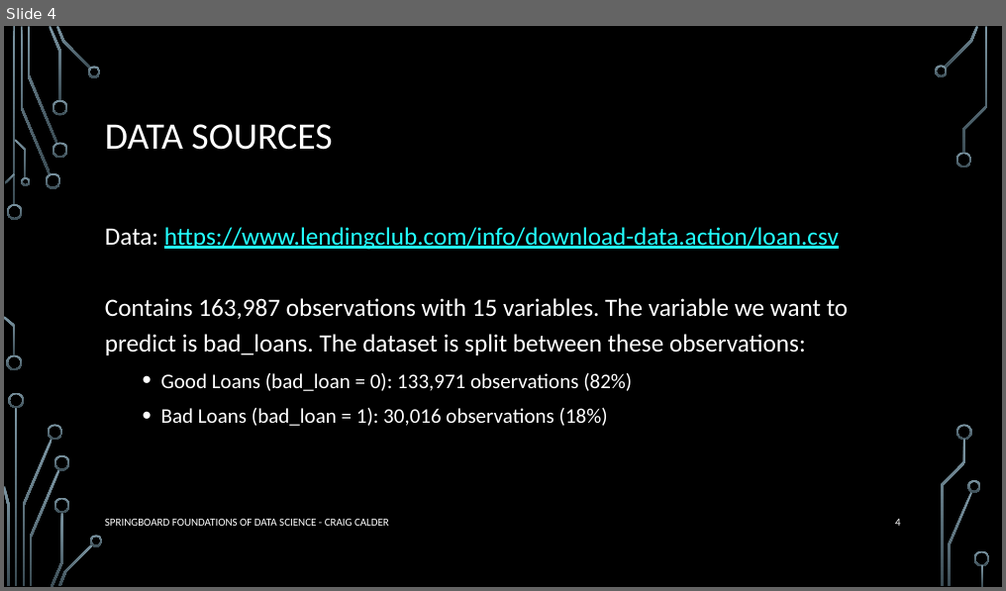
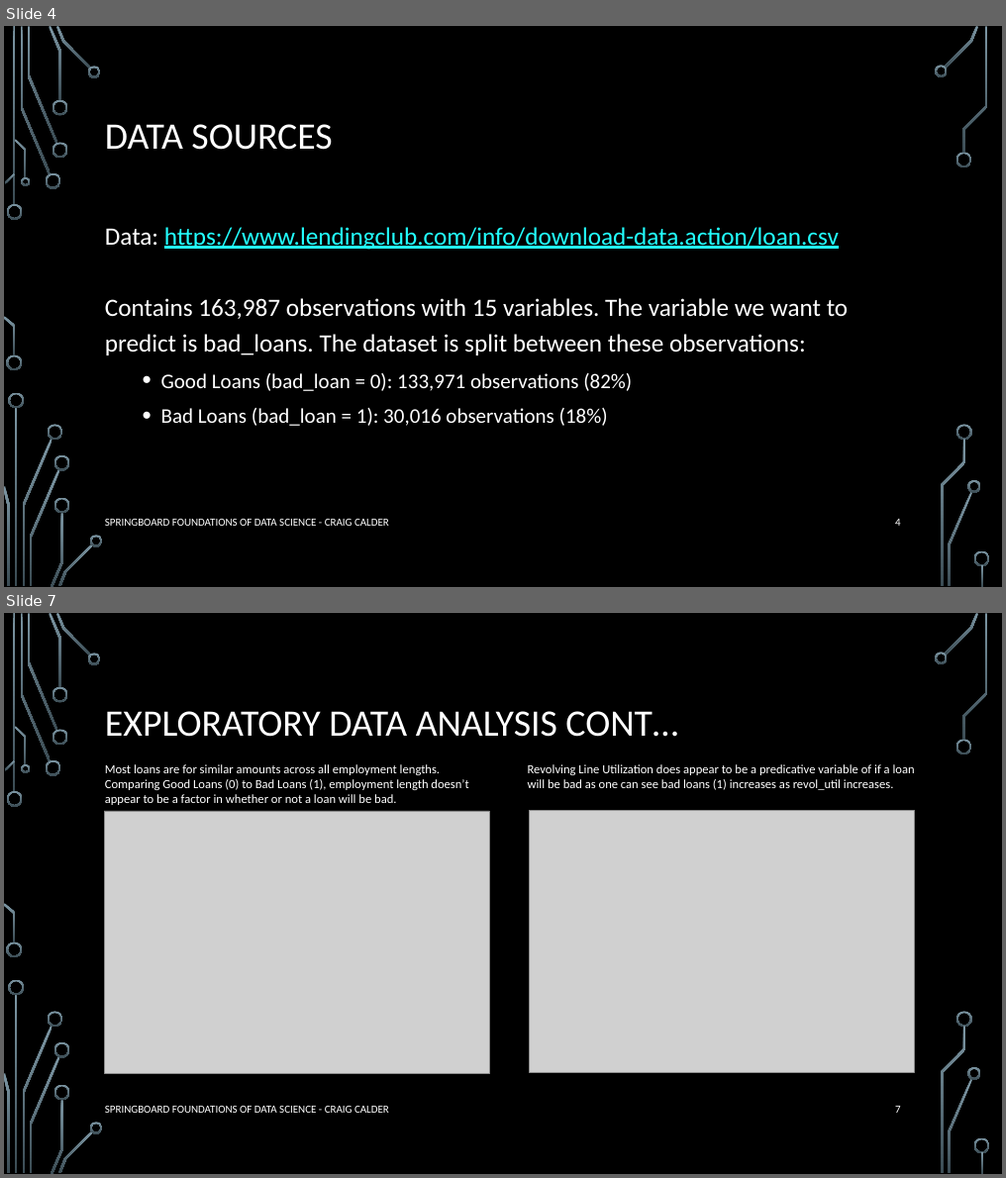
Before and after one commit to clcinpdx/datascience, a slide deck: capstone/Calder-Capstone-Models_LOGREG_TREE.pptx. Shown one above the other, each under a label of ours: slide 4 before the commit, slides 4 and 7 after it; the slides between them are not shown. The pictures are 1006x591 and 1006x1178 pixels, drawn with LibreOffice and Linux fonts; fonts in the diff are those of the drawing; grey boxes stand for pictures; background and template pictures are left out. Boxes give left, top, right and bottom in pixels: in the first picture for what was removed or moved away, otherwise in the second. Text is boxed around its words. In the diff, an @@ line names an element or a change of style, - is before the commit and + after.

```diff
--- a/capstone/Calder-Capstone-Models_LOGREG_TREE.pptx
+++ b/capstone/Calder-Capstone-Models_LOGREG_TREE.pptx
@@ slide 7 added at <box>4,613,1002,1174</box>, background picture (left out); not listed: 36 template elements that a slide beside it also shows @@
@@ title added at <box>105,711,678,737</box>, 36 pt, text #FFFFFF @@
+EXPLORATORY DATA ANALYSIS CONT…
@@ text added at <box>105,764,468,805</box>, 12 pt, text #FFFFFF @@
+Most loans are for similar amounts across all employment lengths. Comparing Good Loans (0) to Bad Loans (1), employment length doesn’t appear to be a factor in whether or not a loan will be bad.
@@ text added at <box>528,764,915,790</box>, 12 pt, text #FFFFFF @@
+Revolving Line Utilization does appear to be a predicative variable of if a loan will be bad as one can see bad loans (1) increases as revol_util increases.
@@ picture added at <box>104,811,490,1074</box> @@
@@ picture added at <box>529,811,915,1072</box> @@
@@ text added at <box>105,1106,389,1113</box>, 10.5 pt, text #FFFFFF @@
+SPRINGBOARD FOUNDATIONS OF DATA SCIENCE - CRAIG CALDER
@@ page number added at <box>895,1106,901,1113</box>, 10.5 pt, text #FFFFFF @@
+7
```
Also in this commit, not shown: 5 slides changed, 4 other slides added, 1 slide removed, 2 other files.
